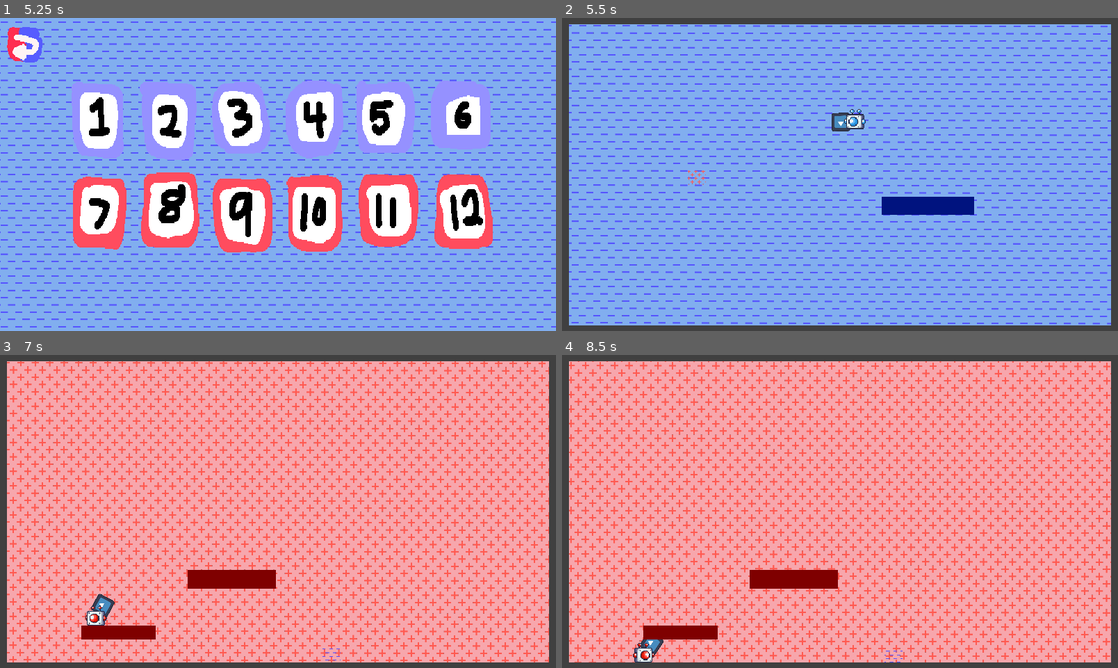
Above: before the commit, frames 1-4 (two rows, left to right).
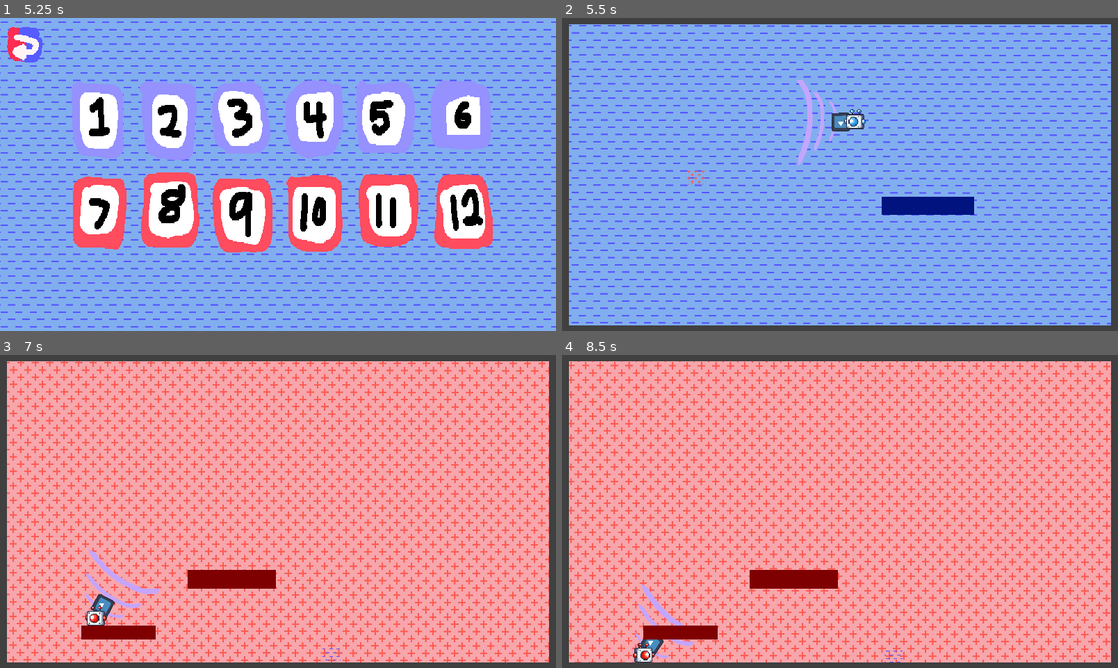
Above: after the commit, the same moments.

Repository: Jyeung05/Magnet-Dudes
Game: Godot game, scene res://scenes/main_menu.tscn
Same seed, same stepped clock (60 frames per second), same inputs: the game is played once before the commit and once after it. The engine's default icon, where the game draws it, is replaced by a stand-in: a white triangle on a blue panel in a dark square.
Inputs (mouse positions are in pixels of both pictures, inside the frame that each line leads up to):
- Up to frame 1 (5.25 s): click (300, 212) at 0.5 s; move the mouse to (400, 158) at 1.27 s; hold Right mouse button (on_off) 1.28-2.03 s; hold D (right) 1.28-2.78 s; tap W (up) at 1.52, 2.27, 3.77, 4.52 s; move the mouse to (166, 190) at 2.02 s; click (166, 190) at 2.1 s; right-click (166, 190) at 2.3 s; move the mouse to (333, 105) at 2.77 s; hold A (left) 2.78-3.53 s; hold Right mouse button (on_off) 2.78-3.53 s; move the mouse to (250, 237) at 3.52 s; hold D (right) 3.53-5.03 s; tap E (switch) at 3.6 s; right-click (250, 237) at 3.8 s; move the mouse to (444, 221) at 4.27 s; hold Right mouse button (on_off) 4.28-5.03 s; move the mouse to (111, 127) at 5.02 s; hold A (left) from 5.03 s (still down); click (111, 127) at 5.1 s
- Up to frame 2 (5.5 s): keep holding A (left); tap W (up) at 5.27 s; right-click (673, 127) at 5.3 s
- Up to frame 3 (7 s): move the mouse to (305, 511) at 5.77 s; release A (left) at 5.78 s; hold D (right) 5.78-6.53 s; hold Right mouse button (on_off) 5.78-6.53 s; move the mouse to (194, 433) at 6.52 s; hold A (left) from 6.53 s (still down); tap E (switch) at 6.6 s; tap W (up) at 6.77 s; right-click (194, 433) at 6.8 s
- Up to frame 4 (8.5 s): move the mouse to (962, 495) at 7.27 s; hold Right mouse button (on_off) 7.28-8.03 s; tap W (up) at 7.52, 8.27 s; move the mouse to (728, 527) at 8.02 s; release A (left) at 8.03 s; hold D (right) from 8.03 s (still down); click (728, 527) at 8.1 s; right-click (728, 527) at 8.3 s

Frame 1 is identical in both runs. In frame 2, 0.4% of the frame differs, in the area x 42-50%, y 19-48%; in frame 3, 0.4%, in the area x 15-29%, y 62-84%; in frame 4, 0.3%.

Commit message:
fixed magnet diplay issues

Diff:
--- a/magnet.gd
+++ b/magnet.gd
@@ -10,7 +10,9 @@
 var on_off = false;
 
 func _ready():
-	pass
+	$"../../../MagWave".visible = self.on_off
+	$"../../../MagWave/Pull".visible = self.is_pull
+	$"../../../MagWave/Push".visible = self.is_push
 
 
 func _process(_delta):
--- a/magnet2.gd
+++ b/magnet2.gd
@@ -10,8 +10,9 @@
 var on_off = false;
 
 func _ready():
-	pass
-
+	$"../../../MagWave".visible = self.on_off
+	$"../../../MagWave/Pull".visible = self.is_pull
+	$"../../../MagWave/Push".visible = self.is_push
 
 func _process(_delta):
 
